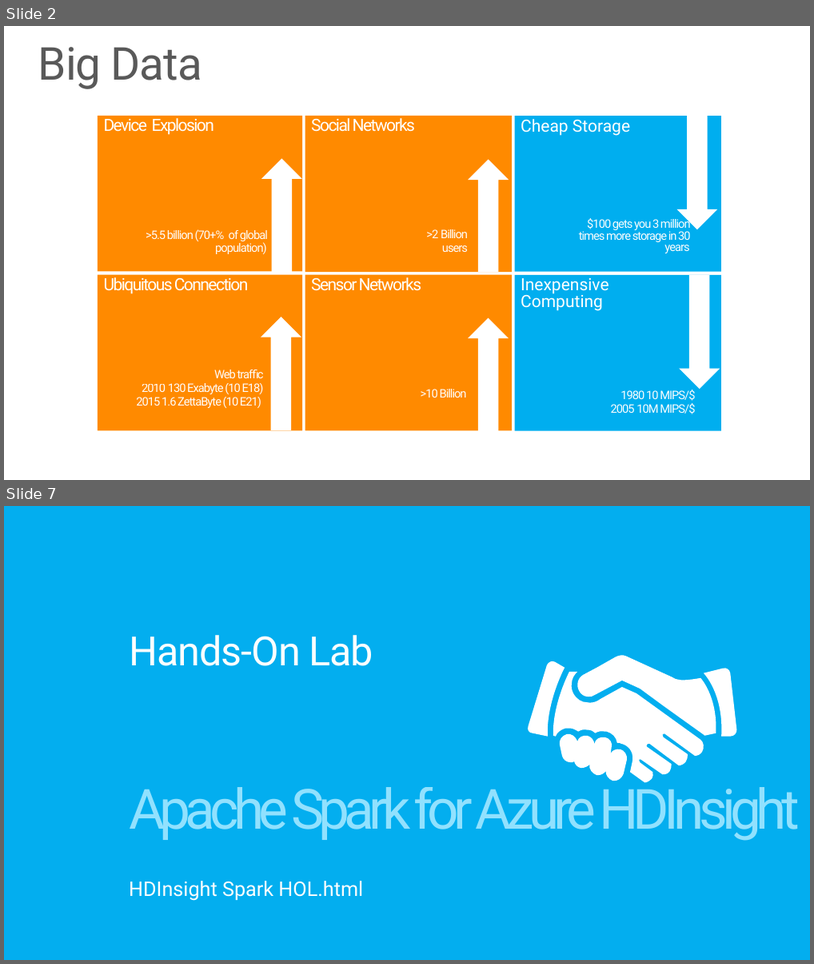
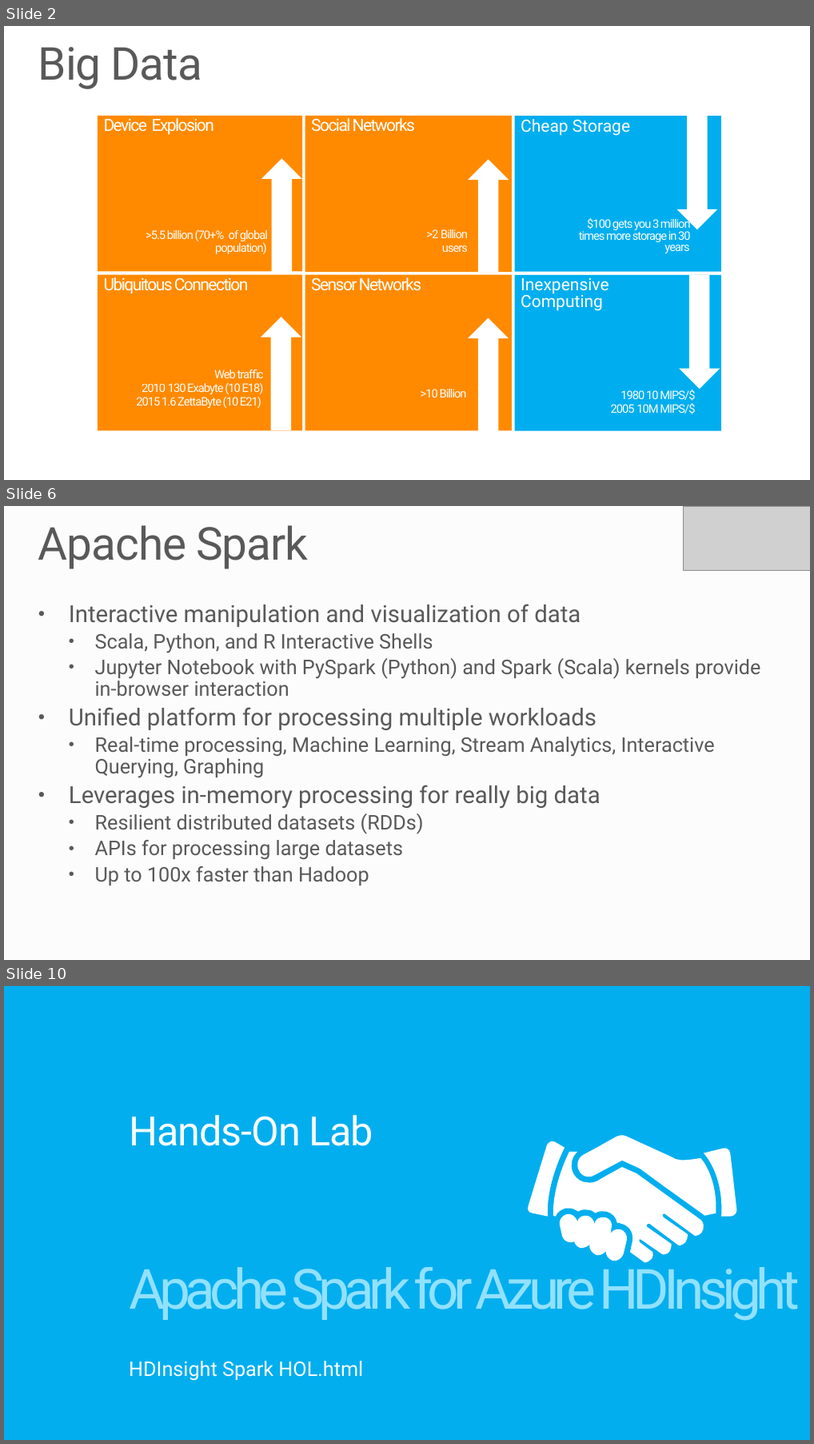
Before and after one commit to MSRConnections/Azure-training-course, a slide deck: Content/Big Data/Azure HDInsight.pptx. Shown one above the other, each under a label of ours: slides 2 and 7 before the commit, slides 2, 6 and 10 after it; the slides between them are not shown. The pictures are 814x964 and 814x1444 pixels, drawn with LibreOffice and Linux fonts; fonts in the diff are those of the drawing; grey boxes stand for pictures; background and template pictures are left out. Boxes give left, top, right and bottom in pixels: in the first picture for what was removed or moved away, otherwise in the second. Text is boxed around its words. In the diff, an @@ line names an element or a change of style, - is before the commit and + after.

Commit message:
Added new Spark lab

```diff
--- a/Content/Big Data/Azure HDInsight.pptx
+++ b/Content/Big Data/Azure HDInsight.pptx
@@ slide 6 added at bbox=[4, 506, 810, 960], background #FCFCFC @@
@@ title added at bbox=[38, 525, 308, 569], 54 pt, text #595959 @@
+Apache Spark
@@ picture added at bbox=[683, 506, 810, 571] @@
@@ text added at bbox=[69, 604, 762, 885], 24 pt, text #595959 @@
+• Interactive manipulation and visualization of data
+  • Scala, Python, and R Interactive Shells
+  • Jupyter Notebook with PySpark (Python) and Spark (Scala) kernels provide in-browser interaction
+• Unified platform for processing multiple workloads
+  • Real-time processing, Machine Learning, Stream Analytics, Interactive Querying, Graphing
+• Leverages in-memory processing for really big data
+  • Resilient distributed datasets (RDDs)
+  • APIs for processing large datasets
+  • Up to 100x faster than Hadoop
@@ what was slide 7 is now slide 10 @@
```
Also in this commit, not shown: 3 slides changed, 3 other slides added, 1 slide removed, 25 other files.
